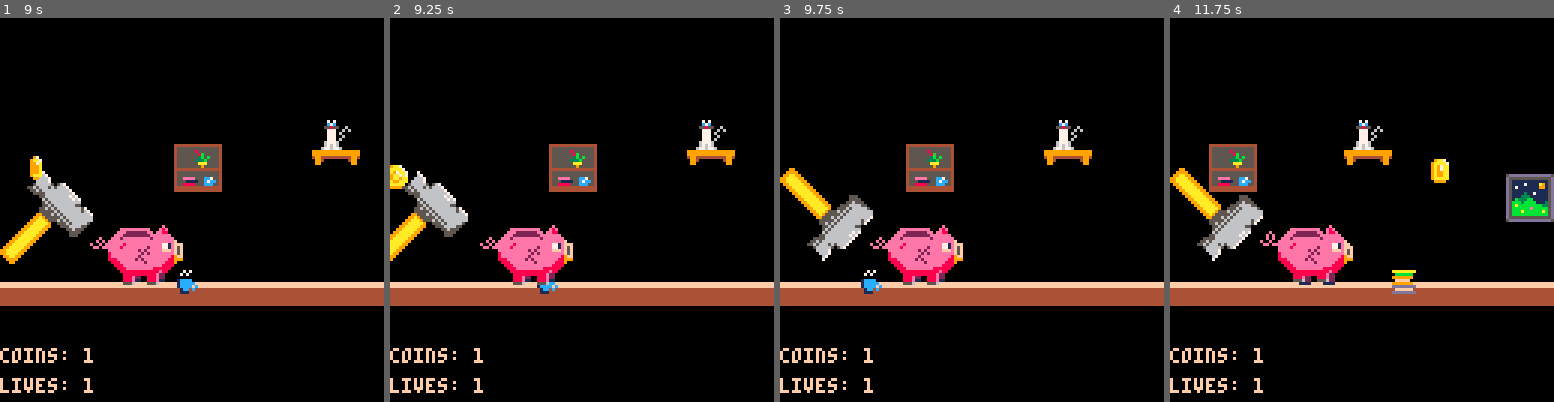
Above: before the commit, frames 1-4 (left to right).
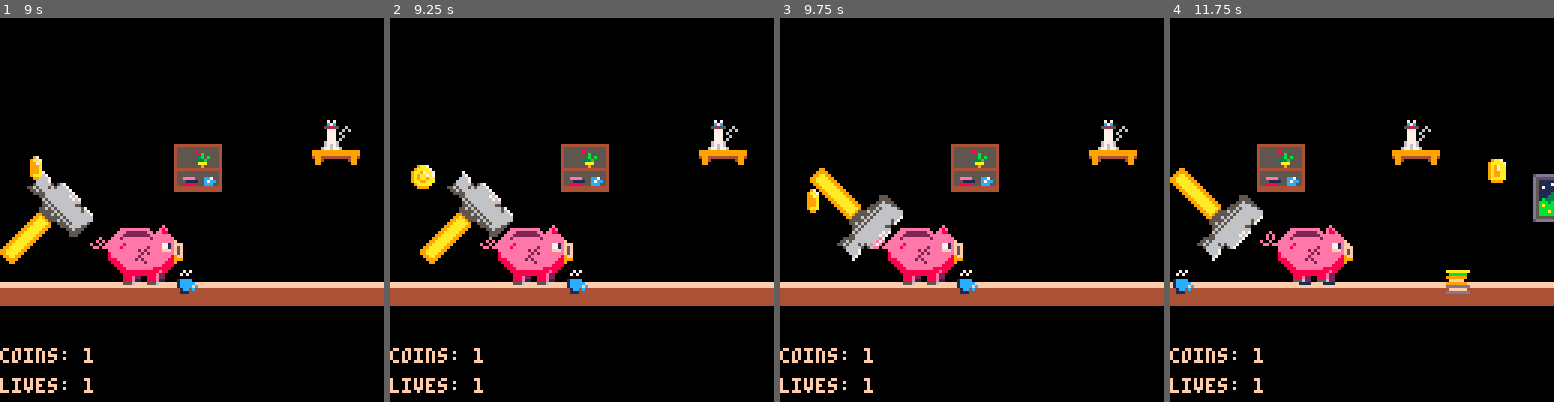
Above: after the commit, the same moments.

Repository: Houzvicka/ld44
Game: PICO-8 cartridge piggy.p8
Same seed, same stepped clock (60 frames per second), same inputs: the game is played once before the commit and once after it.
Inputs:
- Up to frame 1 (9 s): tap X (X key) at 0.33, 1.07, 1.85, 2.97, 4.08, 5.2, 6.32, 7.43, 8.55 s; hold Right 1.6-2.1 s; hold Up 2.15-2.42 s; hold Right 2.47-3.03 s; hold Left 3.08-3.58 s; hold Right 4.02-4.68 s; hold Up 4.73-5.03 s; hold Left 5.08-5.68 s; hold Right 6.08-6.58 s; hold Right 6.63-7.13 s; hold Up 7.18-7.45 s; hold Right 7.5-8.07 s; hold Left 8.12-8.62 s
- Up to frame 2 (9.25 s): hold Right from 9.05 s (still down)
- Up to frame 3 (9.75 s): tap X (X key) at 9.67 s; release Right at 9.72 s
- Up to frame 4 (11.75 s): hold Up 9.77-10.07 s; hold Left 10.12-10.72 s; tap X (X key) at 10.78 s; hold Right 11.12-11.62 s

Frame 1 is identical in both runs. In frame 2, 6.6% of the frame differs, in the area x 0-93%, y 26-72%; in frame 3, 8.1%; in frame 4, 7.0%.

Commit message:
Update piggy.p8

Diff:
--- a/piggy.p8
+++ b/piggy.p8
@@ -393,7 +393,7 @@
 
 function move_obs()
  for i in all(obstacles) do
-  	if(i.x == player.x+28 and player.y == 41)
+  	if(i.x == player.x+28 and player.y == 65)
 		 then
 		  player.stuck = true
 		  bg=0
